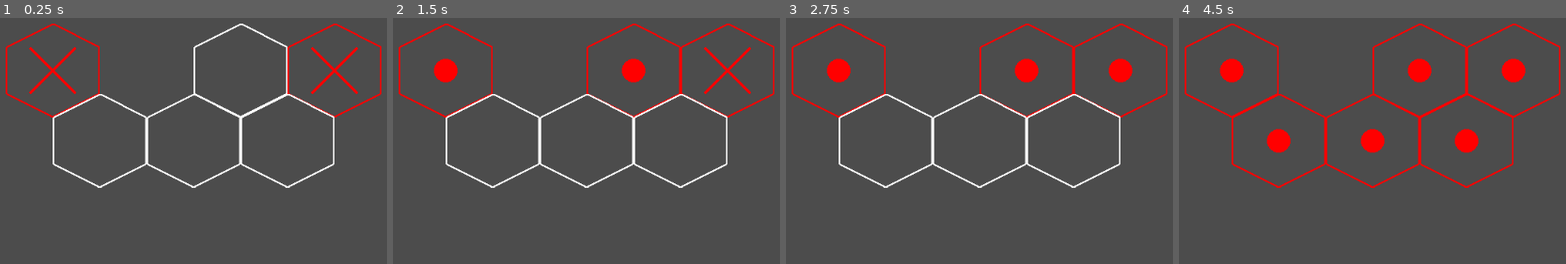
Above: before the commit, frames 1-4 (left to right).
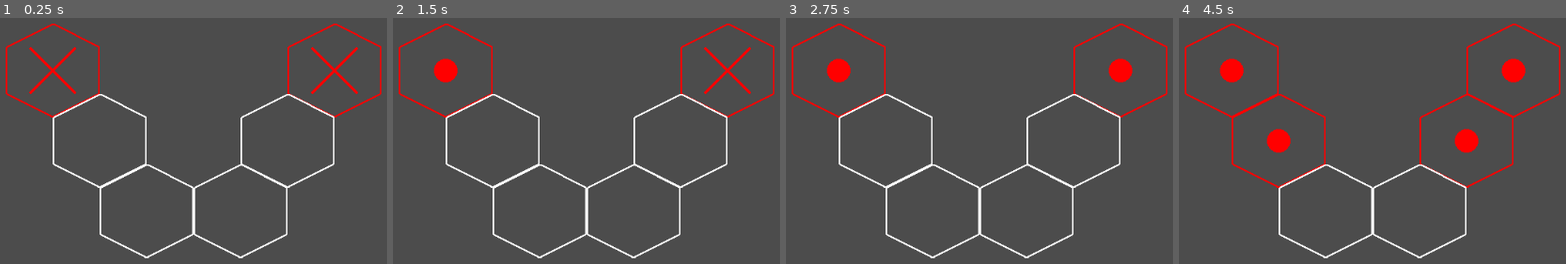
Above: after the commit, the same moments.

Repository: AlexABallWebDev/xXconneXx
Game: Godot game, scene res://game.tscn
Two runs of this game, one before a commit and one after it. Both use one fixed random seed, a clock stepped at 60 frames per second and the inputs below.
Inputs (mouse positions are in pixels of both pictures, inside the frame that each line leads up to):
- Up to frame 1 (0.25 s): no input
- Up to frame 2 (1.5 s): tap Enter at 0.5 s; move the mouse to (447, 69) at 0.52 s; click (447, 69) at 0.67 s; tap Space at 1.25 s; move the mouse to (632, 69) at 1.27 s; click (632, 69) at 1.42 s
- Up to frame 3 (2.75 s): tap Enter at 2 s; move the mouse to (1118, 69) at 2.02 s; click (1118, 69) at 2.17 s
- Up to frame 4 (4.5 s): tap Space at 2.75, 4.25 s; move the mouse to (1279, 141) at 2.77 s; click (1279, 141) at 2.92 s; tap Enter at 3.5 s; move the mouse to (1372, 141) at 3.52 s; click (1372, 141) at 3.67 s; move the mouse to (1465, 141) at 4.27 s; click (1465, 141) at 4.42 s

The runs differ from the first frame. In frame 1, 2.2% of the frame differs, in the area x 25-75%, y 2-98%; in frame 2, 2.7%; in frame 3, 2.7%; in frame 4, 3.4%.

Commit message:
Add basic game logic so that when the hexes between the X hexes are connected with the same color, the game is over and a victory message appears.

Diff:
--- a/Game.gd
+++ b/Game.gd
@@ -7,12 +7,22 @@
 const HEX_WIDTH = 128
 const HEX_HEIGHT = 128
 
+# This hex grid uses the "pointy top" odd row offset per:
+# https://www.redblobgames.com/grids/hexagons/
+const ODD_ROW_DIRECTIONS = [
+    [[+1,  0], [ 0, -1], [-1, -1],
+     [-1,  0], [-1, +1], [ 0, +1]],
+    [[+1,  0], [+1, -1], [ 0, -1],
+     [-1,  0], [ 0, +1], [+1, +1]],
+]
+
 # define where hexes spawn from json
 var hex_json = """
 {
 	"hex_rows": [
-		["x", "n", "o", "x"],
-		["o", "o", "o", "n"]
+		["x", "n", "n", "x"],
+		["o", "n", "o", "n"],
+		["n", "o", "o", "n"]
 	]
 }
 """
@@ -26,6 +36,8 @@
 	hex_scene = load("res://Hex.tscn")
 
 	_generate_hexes(json_result.result)
+
+	check_solutions()
 
 # generate hexes and store them
 func _generate_hexes(hex_data):
@@ -54,8 +66,10 @@
 				if row_count % 2 == 1:
 					hex_x += HEX_WIDTH / 2
 				node.position = Vector2(hex_x, hex_y)
+				node.x = cell_count
+				node.y = row_count
 				add_child(node)
-				print(str(row_count) + " " + str(node))
+				print(str(row_count) + ", cell_count " + str(node))
 				hexes[row_count].push_back(node)
 
 				if hex_char == "x":
@@ -65,3 +79,69 @@
 			else:
 				hexes[row_count].push_back(null)
 	print(str(hexes))
+
+func check_solutions():
+	# check each hex on the grid. If it is an X, then
+	# begin checking adjacent hexes to see if it connects
+	# to another X of the same color.
+	var row_count = -1
+	for row in hexes:
+		row_count += 1
+		var hex_count = -1
+		for hex in row:
+			hex_count += 1
+			if hex != null and hex.is_x == true:
+				print(str(row) + " " + str(hex) + " hex is x")
+				var is_game_over = hex_reachable(hex_count, row_count)
+				print(str(is_game_over))
+				if is_game_over:
+					$CanvasLayer/Label.visible = true
+
+# check adjacent hexes
+func hex_neighbor(x, y, dir_num):
+	# This function was adapted from:
+	# https://www.redblobgames.com/grids/hexagons/
+
+	# retrieve directions per odd or even row
+	var parity = y & 1
+	var dir = ODD_ROW_DIRECTIONS[parity][dir_num]
+
+	# return the coordinates of the neighboring hex in
+	# the given direction
+	return [x + dir[0], y + dir[1]]
+
+func is_valid_coord(x, y):
+	return y >= 0 and x >= 0 and y < len(hexes) and x < len(hexes[y])
+
+func test_is_valid_coord():
+	for y in range(-1,4):
+		for x in range(-1,5):
+			print(str(x) + ", " + str(y) + " is_valid? " + str(is_valid_coord(x, y)))
+
+func hex_reachable(x, y):
+	# This function was adapted from:
+	# https://www.redblobgames.com/grids/hexagons/
+	var hexes_checked = []
+	hexes_checked.push_back(hexes[y][x])
+	var fringes = [] # array of arrays of hexes
+	fringes.push_back([hexes[y][x]])
+
+	var layer = 0
+	# while there are still hexes left unchecked
+	while len(fringes[layer]) > 0:
+		fringes.append([])
+		for hex in fringes[layer]:
+			for dir in range(0, 6):
+				var neighbor_coord = hex_neighbor(hex.x, hex.y, dir)
+				if is_valid_coord(neighbor_coord[0], neighbor_coord[1]):
+					var neighbor = hexes[neighbor_coord[1]][neighbor_coord[0]]
+					if neighbor != null and not hexes_checked.has(neighbor) and neighbor.color == Color.red:
+						# This would be another X of the same color.
+						if neighbor.is_x:
+							return true
+						hexes_checked.push_back(neighbor)
+						fringes[layer + 1].append(neighbor)
+		layer += 1
+
+	# path not found
+	return false
--- a/Hex.gd
+++ b/Hex.gd
@@ -2,6 +2,11 @@
 
 # color drawn to this hex
 var color
+
+var is_x = false
+
+var x
+var y
 
 var hex_dot_image
 var hex_x_image
@@ -25,9 +30,12 @@
 	color = global.cursor_color
 	$Sprite.texture = hex_dot_image
 	$Sprite.modulate = color
+	$"/root/Game".check_solutions()
 
 func change_color(new_color):
+	color = new_color
 	$Sprite.modulate = new_color
 
 func set_x():
 	$Sprite.texture = hex_x_image
+	is_x = true
--- a/game.tscn
+++ b/game.tscn
@@ -4,3 +4,16 @@
 
 [node name="Game" type="Node2D"]
 script = ExtResource( 1 )
+
+[node name="CanvasLayer" type="CanvasLayer" parent="."]
+scale = Vector2( 10, 10 )
+transform = Transform2D( 10, 0, 0, 10, 0, 0 )
+
+[node name="Label" type="Label" parent="CanvasLayer"]
+visible = false
+anchor_bottom = 1.0
+margin_top = 38.0
+margin_right = 102.0
+margin_bottom = -542.0
+text = "Victory"
+align = 1
